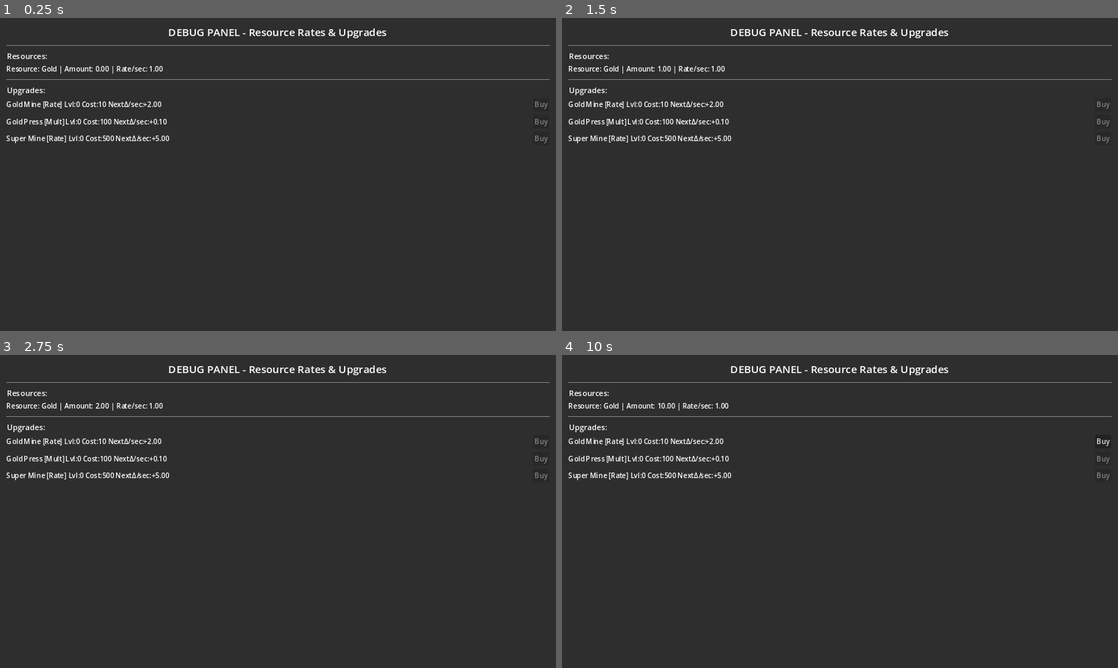
Above: before the commit, frames 1-4 (two rows, left to right).
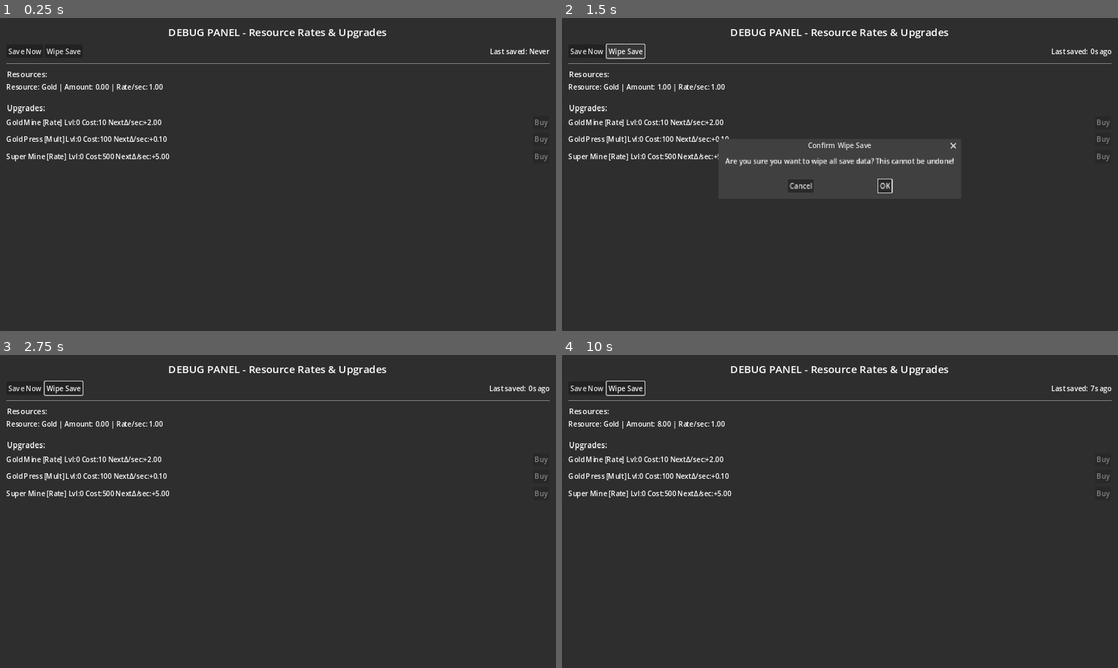
Above: after the commit, the same moments.

Repository: Jegethy/idle-godot
Game: Godot game, scene res://scenes/game/main_debug.tscn
Two runs of this game, one before a commit and one after it. Both use one fixed random seed, a clock stepped at 60 frames per second and the inputs below. This scene is started directly instead of the project's main scene.
Inputs (mouse positions are in pixels of both pictures, inside the frame that each line leads up to):
- Up to frame 1 (0.25 s): no input
- Up to frame 2 (1.5 s): click (584, 52) at 0.5 s, where only the run after the commit has a clickable "Save Now"; click (623, 52) at 1.25 s, where only the run after the commit has a clickable "Wipe Save"
- Up to frame 3 (2.75 s): click (322, 524) at 2 s, where only the run after the commit has a clickable "OK"
- Up to frame 4 (10 s): no input

The runs differ from the first frame. In frame 1, 2.9% of the frame differs, in the area x 1-99%, y 8-46%; in frame 2, 3.7%, in the area x 1-99%, y 8-56%; in frame 3, 3.0%; in frame 4, 3.0%.

Commit message:
Implement PR3: Versioned save/load, offline progression, autosave, debug controls
Co-authored-by: Jegethy <4432359+Jegethy@users.noreply.github.com>

Diff:
--- a/scenes/ui/debug_panel.gd
+++ b/scenes/ui/debug_panel.gd
@@ -1,7 +1,8 @@
 extends PanelContainer
 ## DebugPanel: Temporary debug UI for testing resource rates and upgrades
 ##
-## Shows resource amounts, per-second rates, and upgrade purchase buttons.
+## Shows resource amounts, per-second rates, upgrade purchase buttons,
+## and save/load debug controls.
 
 @onready var resources_container: VBoxContainer = %ResourcesContainer
 @onready var upgrades_container: VBoxContainer = %UpgradesContainer
@@ -9,6 +10,10 @@
 
 var resource_labels: Dictionary = {}  # {resource_id: Label}
 var upgrade_buttons: Dictionary = {}  # {upgrade_id: {button: Button, label: Label}}
+var last_saved_label: Label
+var save_controls_container: HBoxContainer
+var update_timer: Timer
+var wipe_confirmation_dialog: ConfirmationDialog
 
 func _ready() -> void:
 	# Connect to game state signals
@@ -17,6 +22,7 @@
 	GameState.rates_updated.connect(_on_rates_updated)
 
 	# Setup UI
+	_setup_save_controls()
 	_setup_resources_ui()
 	_setup_upgrades_ui()
 
@@ -24,8 +30,53 @@
 	refresh_timer.timeout.connect(_on_refresh_timer_timeout)
 	refresh_timer.start()
 
+	# Create update timer for last saved label
+	update_timer = Timer.new()
+	update_timer.wait_time = 1.0
+	update_timer.timeout.connect(_update_last_saved_label)
+	add_child(update_timer)
+	update_timer.start()
+
 	# Initial update
 	_update_all_displays()
+
+func _setup_save_controls() -> void:
+	# Add save controls section at the top
+	var vbox := get_node("MarginContainer/VBoxContainer") as VBoxContainer
+
+	# Create controls container
+	save_controls_container = HBoxContainer.new()
+	save_controls_container.name = "SaveControlsContainer"
+
+	# Add "Save Now" button
+	var save_button := Button.new()
+	save_button.text = "Save Now"
+	save_button.pressed.connect(_on_save_now_pressed)
+	save_controls_container.add_child(save_button)
+
+	# Add "Wipe Save" button
+	var wipe_button := Button.new()
+	wipe_button.text = "Wipe Save"
+	wipe_button.pressed.connect(_on_wipe_save_pressed)
+	save_controls_container.add_child(wipe_button)
+
+	# Add "Last saved" label
+	last_saved_label = Label.new()
+	last_saved_label.text = "Last saved: Never"
+	last_saved_label.size_flags_horizontal = Control.SIZE_EXPAND_FILL
+	last_saved_label.horizontal_alignment = HORIZONTAL_ALIGNMENT_RIGHT
+	save_controls_container.add_child(last_saved_label)
+
+	# Insert at position 1 (after title, before first separator)
+	vbox.add_child(save_controls_container)
+	vbox.move_child(save_controls_container, 1)
+
+	# Create confirmation dialog for wipe
+	wipe_confirmation_dialog = ConfirmationDialog.new()
+	wipe_confirmation_dialog.dialog_text = "Are you sure you want to wipe all save data? This cannot be undone!"
+	wipe_confirmation_dialog.title = "Confirm Wipe Save"
+	wipe_confirmation_dialog.confirmed.connect(_on_wipe_confirmed)
+	add_child(wipe_confirmation_dialog)
 
 func _setup_resources_ui() -> void:
 	# Create labels for each resource
@@ -159,3 +210,22 @@
 
 func _on_refresh_timer_timeout() -> void:
 	_update_all_displays()
+
+func _on_save_now_pressed() -> void:
+	SaveSystem.save()
+	_update_last_saved_label()
+
+func _on_wipe_save_pressed() -> void:
+	wipe_confirmation_dialog.popup_centered()
+
+func _on_wipe_confirmed() -> void:
+	SaveSystem.wipe()
+	_update_last_saved_label()
+
+func _update_last_saved_label() -> void:
+	if SaveSystem.last_saved_time == 0.0:
+		last_saved_label.text = "Last saved: Never"
+	else:
+		var now := Time.get_unix_time_from_system()
+		var seconds_ago := int(now - SaveSystem.last_saved_time)
+		last_saved_label.text = "Last saved: %ds ago" % seconds_ago
--- a/scripts/autoload/save_system.gd
+++ b/scripts/autoload/save_system.gd
@@ -1,14 +1,89 @@
 extends Node
 ## SaveSystem: Save/load game state with versioned schema
 ##
-## Handles JSON serialization/deserialization and schema migration.
+## Handles JSON serialization/deserialization, schema migration,
+## atomic writes, autosave, and backup management.
+
+# Signals
+signal save_completed(success: bool, path: String)
+
+# Autosave timer
+var autosave_timer: Timer
+var last_saved_time: float = 0.0
 
 func _ready() -> void:
-	print("SaveSystem initialized")
+	# Setup autosave timer
+	autosave_timer = Timer.new()
+	autosave_timer.wait_time = 30.0  # Autosave every 30 seconds
+	autosave_timer.timeout.connect(_on_autosave_timer_timeout)
+	add_child(autosave_timer)
+	autosave_timer.start()
+
+	print("SaveSystem initialized with autosave every 30 seconds")
+
+func _exit_tree() -> void:
+	# Save on application exit
+	save()
+
+func _on_autosave_timer_timeout() -> void:
+	save()
+
+## Save the game state to disk with atomic write
+func save() -> bool:
+	return save_game()
+
+## Load the game state from disk with migration
+func load() -> bool:
+	return load_game()
+
+## Wipe save files and reset to defaults
+func wipe() -> void:
+	# Delete save files
+	var save_path := Constants.SAVE_FILE_PATH
+	var backup_path := save_path.replace(".json", ".bak")
+	var temp_path := save_path + ".tmp"
+
+	if FileAccess.file_exists(save_path):
+		DirAccess.remove_absolute(save_path)
+		print("Deleted save file")
+
+	if FileAccess.file_exists(backup_path):
+		DirAccess.remove_absolute(backup_path)
+		print("Deleted backup file")
+
+	if FileAccess.file_exists(temp_path):
+		DirAccess.remove_absolute(temp_path)
+		print("Deleted temp file")
+
+	# Reset game state to defaults
+	# Zero out resources
+	for resource_id in GameState.resources:
+		GameState.resources[resource_id].amount = 0.0
+
+	# Reset upgrades to level 0
+	for upgrade_id in GameState.upgrades:
+		GameState.upgrades[upgrade_id].level = 0
+
+	# Reset last_saved_time to now
+	last_saved_time = Time.get_unix_time_from_system()
+
+	# Reset other state
+	GameState.essence = 0.0
+	GameState.items.clear()
+
+	# Recalculate rates
+	Economy.recalculate_all_rates()
+
+	# Immediately save the clean state
+	save()
+
+	print("Save wiped and reset to defaults")
 
 func save_game() -> bool:
 	var save_data := SaveSchemaModel.new()
-	save_data.timestamp = Time.get_unix_time_from_system()
+	var now := Time.get_unix_time_from_system()
+	save_data.timestamp = now
+	save_data.last_saved_time = now
 
 	# Serialize resources
 	for resource_id in GameState.resources:
@@ -28,17 +103,49 @@
 	save_data.player_stats = GameState.player_stats.to_dict()
 	save_data.essence = GameState.essence
 
-	# Write to file
-	var file := FileAccess.open(Constants.SAVE_FILE_PATH, FileAccess.WRITE)
-	if file:
-		var json_string := JSON.stringify(save_data.to_dict(), "\t")
-		file.store_string(json_string)
-		file.close()
-		print("Game saved successfully")
-		return true
-	else:
-		push_error("Failed to save game: cannot open file")
-		return false
+	# Atomic write: write to .tmp, then rename
+	var save_path := Constants.SAVE_FILE_PATH
+	var temp_path := save_path + ".tmp"
+	var backup_path := save_path.replace(".json", ".bak")
+
+	# Write to temporary file
+	var file := FileAccess.open(temp_path, FileAccess.WRITE)
+	if not file:
+		push_error("Failed to save game: cannot open temp file")
+		save_completed.emit(false, save_path)
+		return false
+
+	var json_string := JSON.stringify(save_data.to_dict(), "\t")
+	file.store_string(json_string)
+	file.close()
+
+	# Get absolute paths for rename operations
+	var abs_save_path := ProjectSettings.globalize_path(save_path)
+	var abs_temp_path := ProjectSettings.globalize_path(temp_path)
+	var abs_backup_path := ProjectSettings.globalize_path(backup_path)
+
+	# Backup existing save file if it exists
+	if FileAccess.file_exists(save_path):
+		# Remove old backup if it exists
+		if FileAccess.file_exists(backup_path):
+			DirAccess.remove_absolute(backup_path)
+
+		# Rename current save to backup
+		var err := DirAccess.rename_absolute(abs_save_path, abs_backup_path)
+		if err != OK:
+			push_warning("Failed to create backup: %d" % err)
+
+	# Rename temp to main save
+	var err := DirAccess.rename_absolute(abs_temp_path, abs_save_path)
+	if err != OK:
+		push_error("Failed to rename temp file to save file: %d" % err)
+		save_completed.emit(false, save_path)
+		return false
+
+	last_saved_time = now
+	save_completed.emit(true, save_path)
+	print("Game saved successfully (atomic write)")
+	return true
 
 func load_game() -> bool:
 	if not FileAccess.file_exists(Constants.SAVE_FILE_PATH):
@@ -68,9 +175,6 @@
 		print("Migrating save from version %d to %d" % [save_data.version, Constants.SAVE_VERSION])
 		save_data.migrate(save_data.version)
 
-	# Calculate offline progression
-	var offline_data := TimeService.calculate_offline_progression(save_data.timestamp)
-
 	# Load resources
 	for resource_id in save_data.resources:
 		if GameState.resources.has(resource_id):
@@ -91,8 +195,12 @@
 	# Recalculate rates after loading upgrades
 	Economy.recalculate_all_rates()
 
-	# Apply offline gains
-	TimeService.apply_offline_gains(offline_data)
+	# Apply offline progression using new method
+	var now := Time.get_unix_time_from_system()
+	TimeService.apply_offline_progression(now, Economy, GameState)
+
+	# Store last_saved_time for UI display
+	last_saved_time = save_data.last_saved_time
 
 	print("Game loaded successfully")
 	return true
--- a/scripts/autoload/time_service.gd
+++ b/scripts/autoload/time_service.gd
@@ -3,6 +3,9 @@
 ##
 ## Manages the game's time-based updates and calculates
 ## offline progression when the player returns.
+
+# Offline progression cap (8 hours in seconds)
+const OFFLINE_HARD_CAP_SEC: float = Constants.OFFLINE_HARD_CAP_SEC
 
 var last_tick_time: float = 0.0
 var accumulated_time: float = 0.0
@@ -23,6 +26,38 @@
 	# Perform game tick
 	Economy.apply_tick(delta)
 	last_tick_time = Time.get_unix_time_from_system()
+
+func apply_offline_progression(now: float, economy: Node, game_state: Node) -> void:
+	# Get last saved time from SaveSystem
+	var last_saved := SaveSystem.last_saved_time
+	if last_saved == 0.0:
+		# No previous save or first run, no offline progression
+		return
+
+	# Calculate delta with clock skew protection
+	var delta_seconds: float = now - last_saved
+	if delta_seconds < 0:
+		# Clock skew detected, reset to now
+		push_warning("Clock skew detected (negative delta). Resetting last_saved_time.")
+		delta_seconds = 0.0
+
+	# Apply hard cap
+	delta_seconds = clamp(delta_seconds, 0, OFFLINE_HARD_CAP_SEC)
+
+	if delta_seconds > 0:
+		# Recompute rates using current upgrades (already loaded)
+		economy.recalculate_all_rates()
+
+		# Apply offline gains for each resource
+		for resource_id in game_state.resources:
+			var resource: ResourceModel = game_state.resources[resource_id]
+			if resource.unlocked:
+				var per_second_rate: float = economy.get_per_second_rate(resource_id)
+				var gain: float = per_second_rate * delta_seconds
+				game_state.add_resource_amount(resource_id, gain)
+
+		var hours: float = delta_seconds / 3600.0
+		print("Applied offline progression for %.2f hours (capped at %.1f hours)" % [hours, OFFLINE_HARD_CAP_SEC / 3600.0])
 
 func calculate_offline_progression(last_saved_time: float) -> Dictionary:
 	var current_time: float = Time.get_unix_time_from_system()
--- a/scripts/constants.gd
+++ b/scripts/constants.gd
@@ -6,7 +6,7 @@
 class_name Constants
 
 # Version
-const SAVE_VERSION: int = 1
+const SAVE_VERSION: int = 2
 
 # Tick rates (seconds)
 const IDLE_TICK_RATE: float = 1.0
@@ -14,6 +14,7 @@
 # Offline progression
 const MAX_OFFLINE_HOURS: float = 8.0
 const MAX_OFFLINE_SECONDS: float = MAX_OFFLINE_HOURS * 3600.0
+const OFFLINE_HARD_CAP_SEC: float = MAX_OFFLINE_SECONDS  # 28,800 seconds (8 hours)
 
 # Prestige
 const PRESTIGE_THRESHOLD: float = 1_000_000.0
--- a/scripts/models/save_schema_model.gd
+++ b/scripts/models/save_schema_model.gd
@@ -7,6 +7,7 @@
 
 var version: int = Constants.SAVE_VERSION
 var timestamp: float = 0.0
+var last_saved_time: float = 0.0
 var resources: Dictionary = {}
 var upgrades: Dictionary = {}
 var inventory: Array[Dictionary] = []
@@ -15,11 +16,13 @@
 
 func _init() -> void:
 	timestamp = Time.get_unix_time_from_system()
+	last_saved_time = timestamp
 
 func to_dict() -> Dictionary:
 	return {
 		"version": version,
 		"timestamp": timestamp,
+		"last_saved_time": last_saved_time,
 		"resources": resources,
 		"upgrades": upgrades,
 		"inventory": inventory,
@@ -30,6 +33,7 @@
 func from_dict(data: Dictionary) -> void:
 	version = data.get("version", 1)
 	timestamp = data.get("timestamp", 0.0)
+	last_saved_time = data.get("last_saved_time", timestamp)
 	resources = data.get("resources", {})
 	upgrades = data.get("upgrades", {})
 	inventory = data.get("inventory", [])
@@ -37,6 +41,30 @@
 	essence = data.get("essence", 0.0)
 
 func migrate(from_version: int) -> void:
-	# TODO: Implement migration logic for each version
-	# Example: if from_version < 2: apply_migration_v1_to_v2()
-	pass
+	# Apply migrations sequentially from old version to current
+	if from_version < 2:
+		_migrate_v1_to_v2()
+	# Future migrations can be added here:
+	# if from_version < 3:
+	#     _migrate_v2_to_v3()
+
+func _migrate_v1_to_v2() -> void:
+	# Set version to 2
+	version = 2
+
+	# Ensure last_saved_time exists; if missing, set to current time
+	if last_saved_time == 0.0:
+		last_saved_time = Time.get_unix_time_from_system()
+
+	# Ensure resources include all known resource IDs from GameState
+	# Initialize missing ones to 0.0
+	for resource_id in GameState.resources:
+		if not resources.has(resource_id):
+			# Create default resource entry
+			var resource: ResourceModel = GameState.resources[resource_id]
+			resources[resource_id] = {
+				"amount": 0.0,
+				"unlocked": resource.unlocked
+			}
+
+	print("Migrated save from v1 to v2")
--- /dev/null
+++ b/tests/test_migration_v1_to_v2.gd
@@ -0,0 +1,154 @@
+## Test Migration v1 to v2: Test schema migration from version 1 to 2
+##
+## Validates that v1 saves are correctly migrated to v2 format.
+
+extends SceneTree
+
+func _init() -> void:
+	print("=== Running Migration v1 to v2 Tests ===\n")
+
+	var all_passed := true
+
+	# Test 1: Migration adds last_saved_time
+	all_passed = test_migration_adds_last_saved_time() and all_passed
+
+	# Test 2: Migration sets version to 2
+	all_passed = test_migration_updates_version() and all_passed
+
+	# Test 3: Migration completes missing resources
+	all_passed = test_migration_completes_resources() and all_passed
+
+	print("\n=== Test Results ===")
+	if all_passed:
+		print("✓ All migration tests passed!")
+	else:
+		print("✗ Some migration tests failed")
+
+	quit(0 if all_passed else 1)
+
+func test_migration_adds_last_saved_time() -> bool:
+	print("Test: Migration adds last_saved_time field")
+
+	# Create a mock v1 save data (no last_saved_time)
+	var v1_data := {
+		"version": 1,
+		"timestamp": 1000000.0,
+		# No last_saved_time field
+		"resources": {
+			"gold": {
+				"amount": 100.0,
+				"unlocked": true
+			}
+		},
+		"upgrades": {},
+		"inventory": [],
+		"player_stats": {},
+		"essence": 0.0
+	}
+
+	# Create SaveSchemaModel and load v1 data
+	var save_data := SaveSchemaModel.new()
+	save_data.from_dict(v1_data)
+
+	# Verify it loaded as v1
+	if save_data.version != 1:
+		print("  ✗ Failed to load as v1 (version is %d)" % save_data.version)
+		return false
+
+	# Run migration
+	save_data.migrate(1)
+
+	# Check that last_saved_time was added
+	if save_data.last_saved_time == 0.0:
+		print("  ✗ Migration failed to add last_saved_time")
+		return false
+
+	# Check that version was updated
+	if save_data.version != 2:
+		print("  ✗ Migration failed to update version (is %d)" % save_data.version)
+		return false
+
+	print("  ✓ Migration added last_saved_time: %.0f" % save_data.last_saved_time)
+	return true
+
+func test_migration_updates_version() -> bool:
+	print("\nTest: Migration updates version to 2")
+
+	# Create v1 save
+	var v1_data := {
+		"version": 1,
+		"timestamp": 1000000.0,
+		"resources": {},
+		"upgrades": {},
+		"inventory": [],
+		"player_stats": {},
+		"essence": 0.0
+	}
+
+	var save_data := SaveSchemaModel.new()
+	save_data.from_dict(v1_data)
+
+	# Run migration
+	save_data.migrate(1)
+
+	# Verify version is now 2
+	if save_data.version != 2:
+		print("  ✗ Version not updated (is %d)" % save_data.version)
+		return false
+
+	print("  ✓ Version updated to 2")
+	return true
+
+func test_migration_completes_resources() -> bool:
+	print("\nTest: Migration completes missing resources")
+
+	# Create v1 save with incomplete resources (missing some from GameState)
+	var v1_data := {
+		"version": 1,
+		"timestamp": 1000000.0,
+		"resources": {
+			"gold": {
+				"amount": 50.0,
+				"unlocked": true
+			}
+			# Missing other resources that might be in GameState
+		},
+		"upgrades": {},
+		"inventory": [],
+		"player_stats": {},
+		"essence": 0.0
+	}
+
+	var save_data := SaveSchemaModel.new()
+	save_data.from_dict(v1_data)
+
+	# Count resources before migration
+	var resources_before := save_data.resources.size()
+
+	# Run migration
+	save_data.migrate(1)
+
+	# Count resources after migration
+	var resources_after := save_data.resources.size()
+
+	# Verify all GameState resources are present
+	var all_present := true
+	for resource_id in GameState.resources:
+		if not save_data.resources.has(resource_id):
+			print("  ✗ Resource '%s' missing after migration" % resource_id)
+			all_present = false
+
+	if not all_present:
+		return false
+
+	# Verify existing resource wasn't lost
+	if not save_data.resources.has("gold"):
+		print("  ✗ Existing 'gold' resource was lost")
+		return false
+
+	if save_data.resources["gold"]["amount"] != 50.0:
+		print("  ✗ Existing 'gold' amount was modified")
+		return false
+
+	print("  ✓ Resources completed (had %d, now has %d)" % [resources_before, resources_after])
+	return true
--- /dev/null
+++ b/tests/test_offline_gain.gd
@@ -0,0 +1,115 @@
+## Test Offline Gain: Test offline progression calculations
+##
+## Validates that offline progression grants correct resources based on time away.
+
+extends SceneTree
+
+const TOLERANCE := 1.0  # Allow 1 gold tolerance for offline calculations
+
+func _init() -> void:
+	print("=== Running Offline Gain Tests ===\n")
+
+	var all_passed := true
+
+	# Test 1: 1 hour offline with known rate
+	all_passed = test_offline_gain_1_hour() and all_passed
+
+	# Test 2: 12 hours offline (exceeds 8 hour cap)
+	all_passed = test_offline_gain_exceeds_cap() and all_passed
+
+	print("\n=== Test Results ===")
+	if all_passed:
+		print("✓ All offline gain tests passed!")
+	else:
+		print("✗ Some offline gain tests failed")
+
+	quit(0 if all_passed else 1)
+
+func test_offline_gain_1_hour() -> bool:
+	print("Test: 1 hour offline progression with known rate")
+
+	# Reset gold to 0
+	if not GameState.resources.has("gold"):
+		print("  ✗ Gold resource not found")
+		return false
+
+	GameState.resources["gold"].amount = 0.0
+
+	# Set up an upgrade to give a known rate
+	# Find a rate upgrade for gold
+	var rate_upgrade_id := ""
+	for upgrade_id in GameState.upgrades:
+		var upgrade: UpgradeModel = GameState.upgrades[upgrade_id]
+		if upgrade.target == "gold" and upgrade.type == UpgradeModel.UpgradeType.RATE:
+			rate_upgrade_id = upgrade_id
+			break
+
+	if rate_upgrade_id == "":
+		print("  ✗ No rate upgrade found for gold")
+		return false
+
+	# Set upgrade to level that gives 3/sec
+	# If base_bonus is 2.0 and we want 3/sec total with base_rate 1.0:
+	# effective_rate = base_rate + (base_bonus * level) = 1.0 + (2.0 * level)
+	# For 3/sec: 1.0 + 2.0 * level = 3.0 → level = 1
+	var upgrade: UpgradeModel = GameState.upgrades[rate_upgrade_id]
+	var desired_rate := 3.0
+	var base_rate := GameState.resources["gold"].base_rate
+	var level_needed := int((desired_rate - base_rate) / upgrade.base_bonus)
+	upgrade.level = level_needed
+
+	# Recalculate rates
+	Economy.recalculate_all_rates()
+
+	# Verify the rate
+	var actual_rate := Economy.get_per_second_rate("gold")
+	print("  Setup: Gold rate is %.2f/sec (target: %.2f/sec)" % [actual_rate, desired_rate])
+
+	# Simulate 1 hour (3600 seconds) offline
+	var now := Time.get_unix_time_from_system()
+	var one_hour_ago := now - 3600.0
+	SaveSystem.last_saved_time = one_hour_ago
+
+	# Apply offline progression
+	TimeService.apply_offline_progression(now, Economy, GameState)
+
+	# Expected gain: actual_rate * 3600 seconds
+	var expected_gain := actual_rate * 3600.0
+	var actual_gold := GameState.resources["gold"].amount
+
+	if abs(actual_gold - expected_gain) > TOLERANCE:
+		print("  ✗ Offline gain incorrect (expected %.2f, got %.2f)" % [expected_gain, actual_gold])
+		return false
+
+	print("  ✓ 1 hour offline gain correct (+%.2f gold)" % actual_gold)
+	return true
+
+func test_offline_gain_exceeds_cap() -> bool:
+	print("\nTest: 12 hours offline (exceeds 8 hour cap)")
+
+	# Reset gold to 0
+	GameState.resources["gold"].amount = 0.0
+
+	# Use same rate as before
+	Economy.recalculate_all_rates()
+	var rate := Economy.get_per_second_rate("gold")
+
+	# Simulate 12 hours offline (should be capped at 8)
+	var now := Time.get_unix_time_from_system()
+	var twelve_hours_ago := now - (12.0 * 3600.0)
+	SaveSystem.last_saved_time = twelve_hours_ago
+
+	# Apply offline progression
+	TimeService.apply_offline_progression(now, Economy, GameState)
+
+	# Expected gain: rate * 8 hours (capped)
+	var cap_hours := 8.0
+	var expected_gain := rate * cap_hours * 3600.0
+	var actual_gold := GameState.resources["gold"].amount
+
+	if abs(actual_gold - expected_gain) > TOLERANCE:
+		print("  ✗ Capped offline gain incorrect (expected %.2f for 8h cap, got %.2f)" % [expected_gain, actual_gold])
+		return false
+
+	print("  ✓ Offline gain correctly capped at 8 hours (+%.2f gold)" % actual_gold)
+	return true
--- /dev/null
+++ b/tests/test_save_roundtrip.gd
@@ -0,0 +1,106 @@
+## Test Save Roundtrip: Test save and load preserves state
+##
+## Validates that saving and loading preserves resource amounts.
+
+extends SceneTree
+
+const TOLERANCE := 0.01  # Float comparison tolerance
+
+func _init() -> void:
+	print("=== Running Save Roundtrip Tests ===\n")
+
+	var all_passed := true
+
+	# Test 1: Save and load preserves gold amount
+	all_passed = test_save_load_preserves_gold() and all_passed
+
+	# Test 2: Save and load preserves upgrade levels
+	all_passed = test_save_load_preserves_upgrades() and all_passed
+
+	print("\n=== Test Results ===")
+	if all_passed:
+		print("✓ All save roundtrip tests passed!")
+	else:
+		print("✗ Some save roundtrip tests failed")
+
+	quit(0 if all_passed else 1)
+
+func test_save_load_preserves_gold() -> bool:
+	print("Test: Save/load preserves gold amount")
+
+	# Set gold to a known value
+	var test_amount := 1234.56
+	if GameState.resources.has("gold"):
+		GameState.resources["gold"].amount = test_amount
+	else:
+		print("  ✗ Gold resource not found in GameState")
+		return false
+
+	# Save the game
+	var save_success := SaveSystem.save_game()
+	if not save_success:
+		print("  ✗ Failed to save game")
+		return false
+
+	# Modify gold to a different value
+	GameState.resources["gold"].amount = 9999.99
+
+	# Load the game
+	var load_success := SaveSystem.load_game()
+	if not load_success:
+		print("  ✗ Failed to load game")
+		return false
+
+	# Check if gold amount was restored
+	var loaded_amount := GameState.resources["gold"].amount
+
+	# Account for offline progression by checking if it's close to original
+	# (In a real scenario, offline progression would add to the amount,
+	# but for this test we're checking basic save/load without time passing)
+	if abs(loaded_amount - test_amount) > TOLERANCE:
+		print("  ✗ Gold amount not preserved (expected %.2f, got %.2f)" % [test_amount, loaded_amount])
+		return false
+
+	print("  ✓ Gold amount preserved (%.2f)" % loaded_amount)
+	return true
+
+func test_save_load_preserves_upgrades() -> bool:
+	print("\nTest: Save/load preserves upgrade levels")
+
+	# Find an upgrade to test
+	var test_upgrade_id := ""
+	for upgrade_id in GameState.upgrades:
+		test_upgrade_id = upgrade_id
+		break
+
+	if test_upgrade_id == "":
+		print("  ✗ No upgrades found in GameState")
+		return false
+
+	# Set upgrade to a known level
+	var test_level := 5
+	GameState.upgrades[test_upgrade_id].level = test_level
+
+	# Save the game
+	var save_success := SaveSystem.save_game()
+	if not save_success:
+		print("  ✗ Failed to save game")
+		return false
+
+	# Modify upgrade to a different level
+	GameState.upgrades[test_upgrade_id].level = 99
+
+	# Load the game
+	var load_success := SaveSystem.load_game()
+	if not load_success:
+		print("  ✗ Failed to load game")
+		return false
+
+	# Check if upgrade level was restored
+	var loaded_level := GameState.upgrades[test_upgrade_id].level
+	if loaded_level != test_level:
+		print("  ✗ Upgrade level not preserved (expected %d, got %d)" % [test_level, loaded_level])
+		return false
+
+	print("  ✓ Upgrade level preserved (%s at level %d)" % [test_upgrade_id, loaded_level])
+	return true
